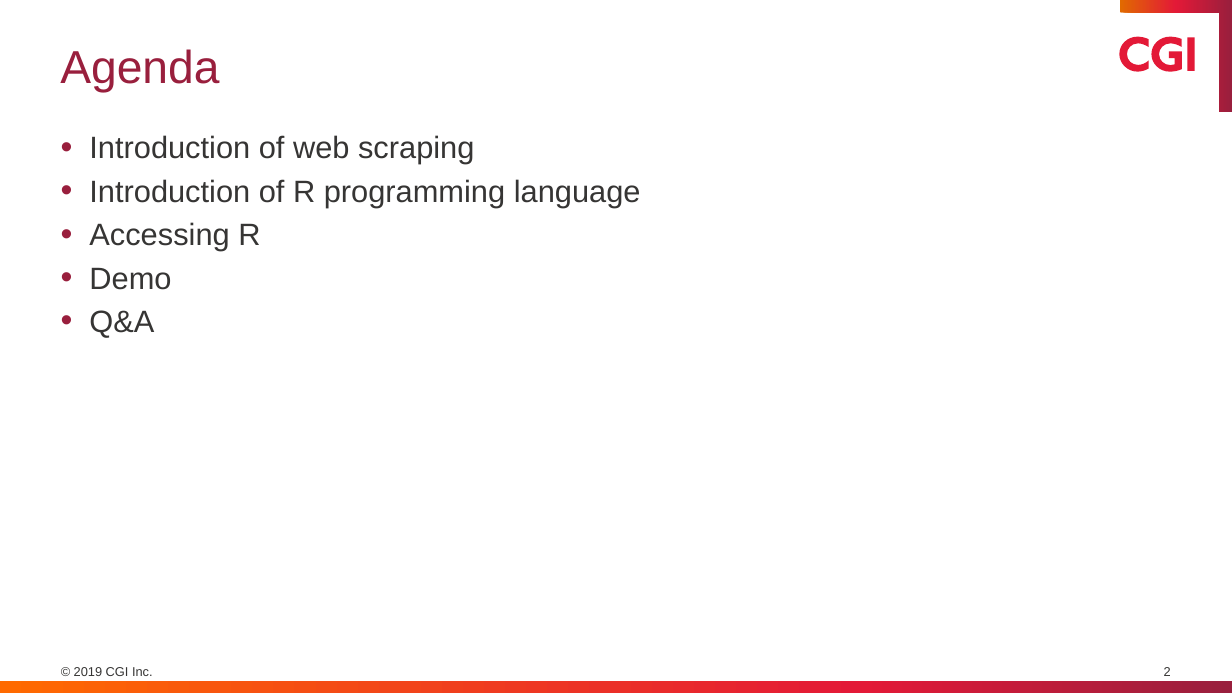
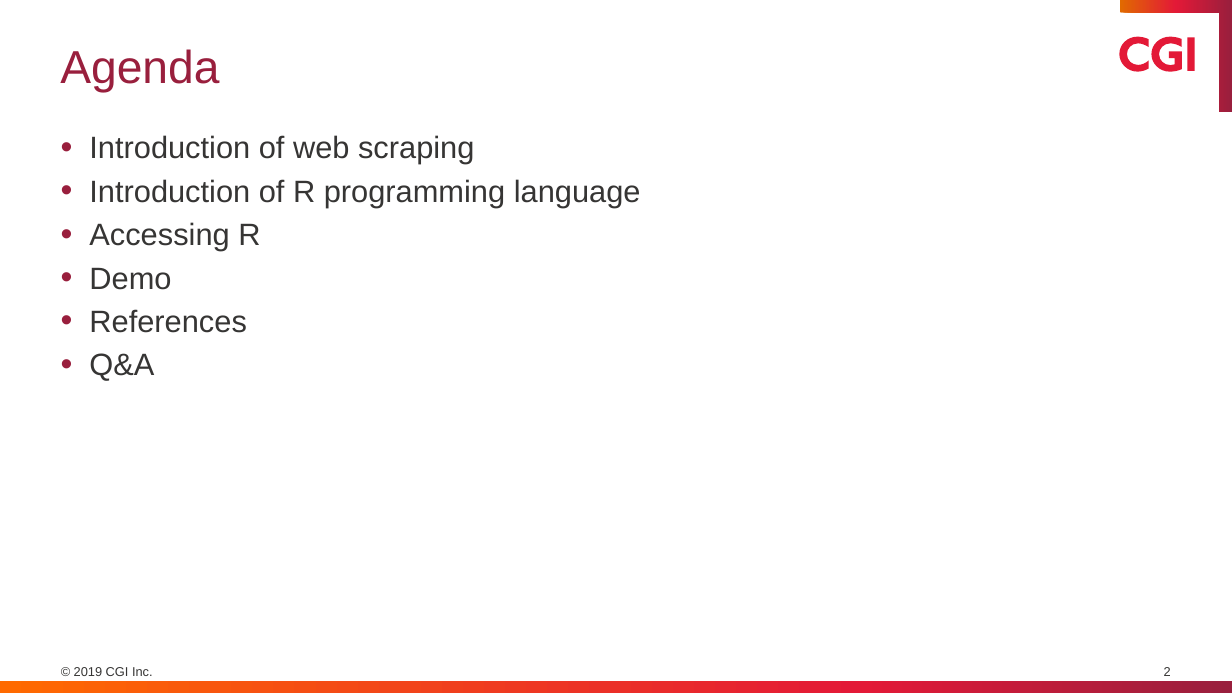
Before and after one commit to demousercgihalifax/R_demo, a slide deck: slide 2 of ppt/Web Scraping using R.pptx. Drawn at 1232x693 pixels with LibreOffice and Linux fonts; fonts in the diff are those of the drawing; background and template pictures are left out. Boxes give left, top, right and bottom in pixels: in the first picture for what was removed or moved away, otherwise in the second. Text is boxed around its words. In the diff, an @@ line names an element or a change of style, - is before the commit and + after.

Commit message:
Added the references slide

```diff
--- a/ppt/Web Scraping using R.pptx
+++ b/ppt/Web Scraping using R.pptx
@@ text at <box>89,309,247,333</box>: paragraph added @@
+• References
```
Also in this commit, not shown: 4 other slides changed, 1 slide added.
